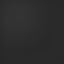
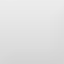
Layer changes from the first 64 × 64 image to the second:
hid group "Group 1" (3 layers), moved it above "Background" over bbox(0, 0, 64, 64)
removed layer "Layer 1" (was 5%) from group "Group 1" over bbox(0, 0, 54, 53)
hid "Background copy" over bbox(0, 0, 64, 64)
renamed "Layer 3" to "Background", showed it over bbox(0, 0, 64, 64)
